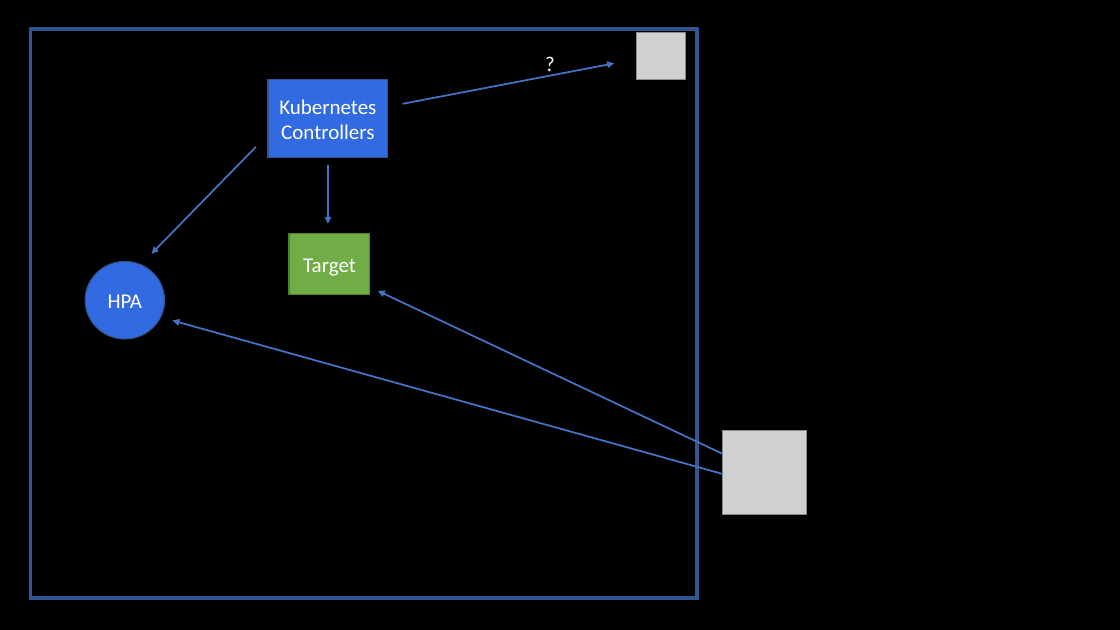
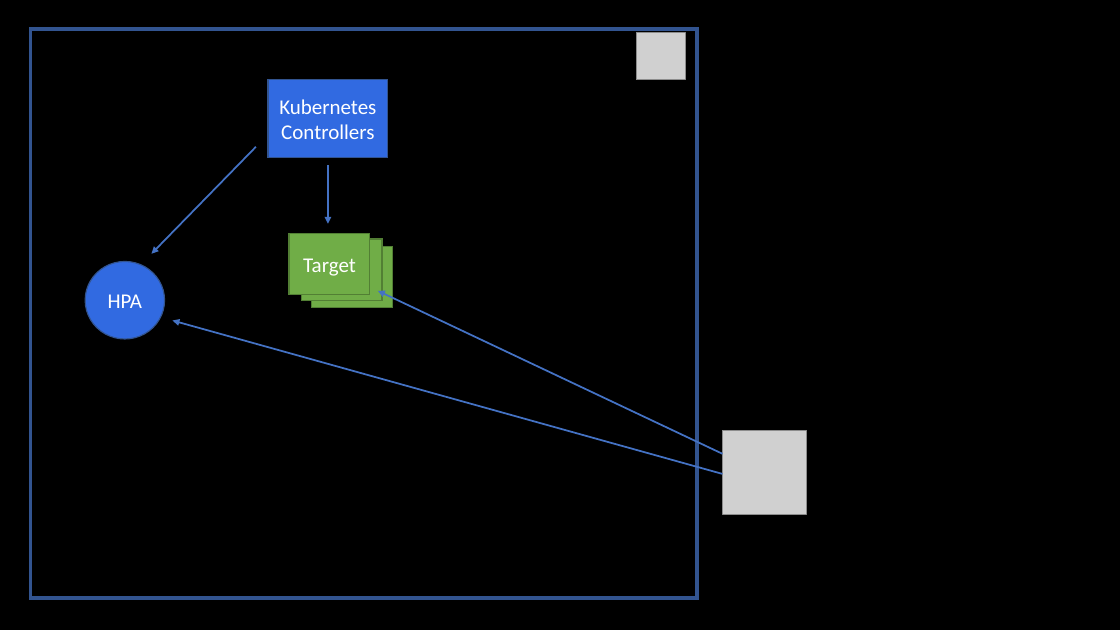
Before and after one commit to eashi/keda-workshop, a slide deck: slide 6 of preso.pptx. Drawn at 1120x630 pixels with LibreOffice and Linux fonts; fonts in the diff are those of the drawing; grey boxes stand for pictures. Boxes give left, top, right and bottom in pixels: in the first picture for what was removed or moved away, otherwise in the second. Text is boxed around its words. In the diff, an @@ line names an element or a change of style, - is before the commit and + after.

```diff
--- a/preso.pptx
+++ b/preso.pptx
@@ text removed at <box>537,46,564,80</box> @@
-?
@@ arrow removed from (402, 104) to (614, 63) @@
@@ rectangle added at <box>301,239,381,301</box>, fill #70AD47, outline #538035 1 pt @@
@@ rectangle added at <box>312,246,392,308</box>, fill #70AD47, outline #538035 1 pt @@
```
Also in this commit, not shown: 1 slide added.
